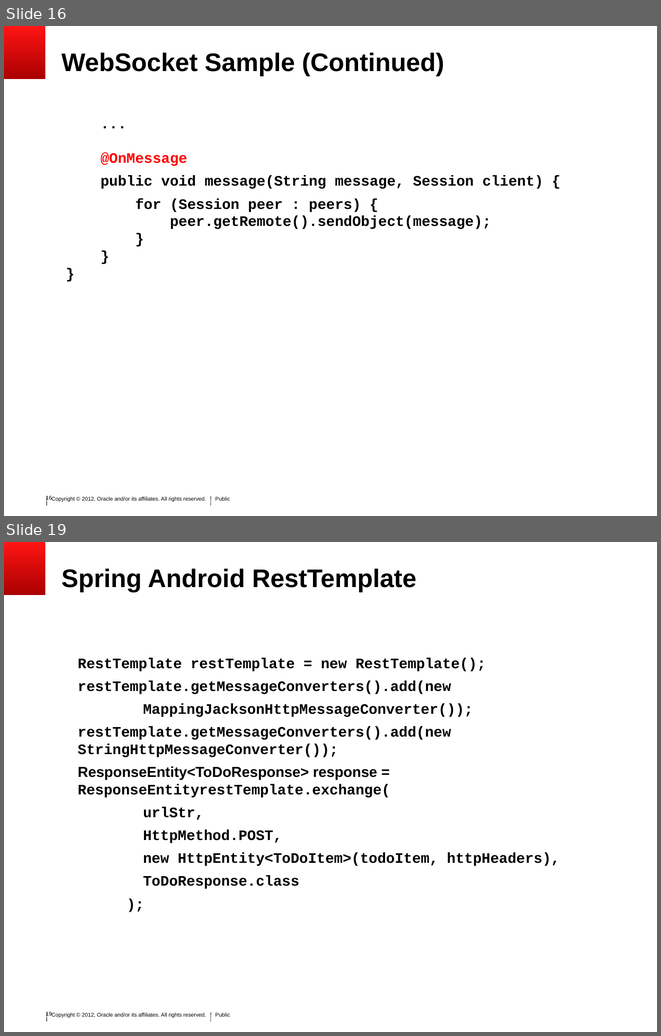
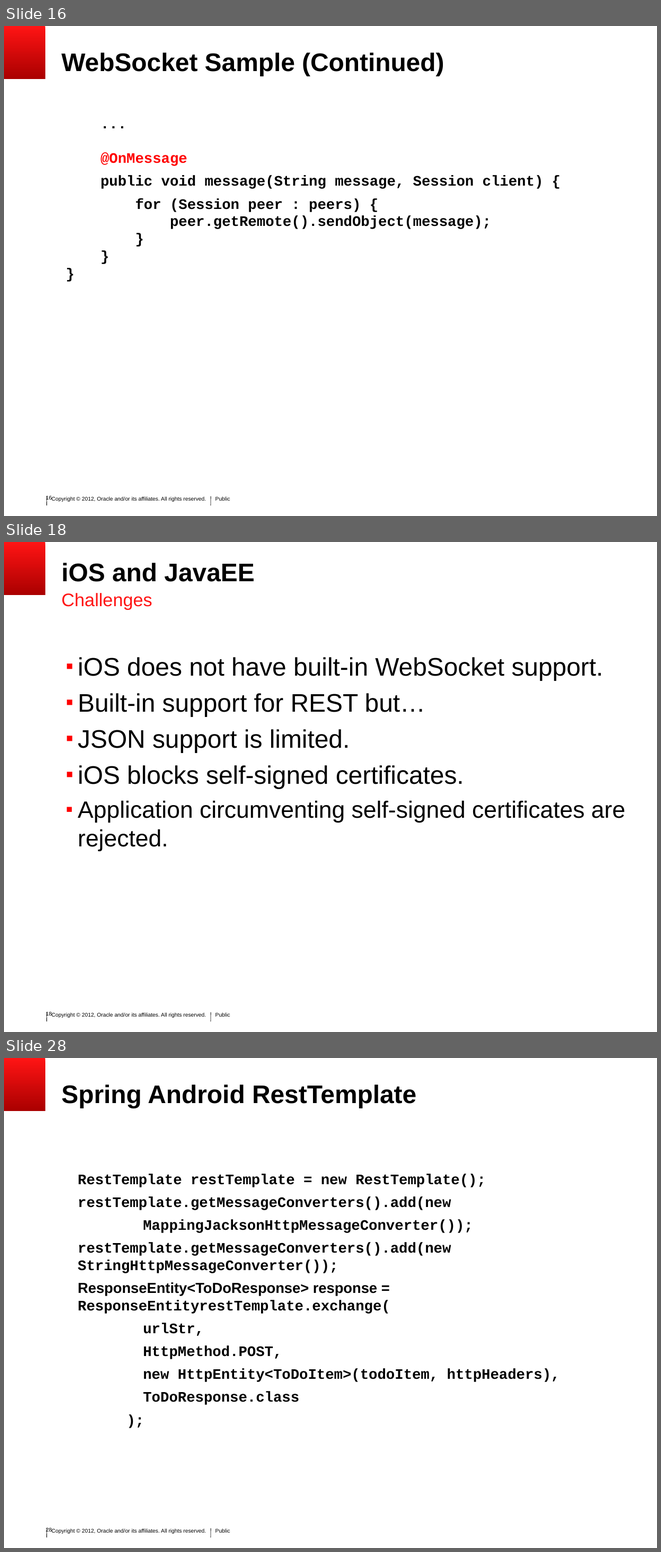
Before and after one commit to SoryBalde/javaee-mobile, a slide deck: javaee_mobile.ppt. Shown one above the other, each under a label of ours: slides 16 and 19 before the commit, slides 16, 18 and 28 after it; the slides between them are not shown. The pictures are 661x1036 and 661x1552 pixels, drawn with LibreOffice and Linux fonts; fonts in the diff are those of the drawing; background and template pictures are left out. Boxes give left, top, right and bottom in pixels: in the first picture for what was removed or moved away, otherwise in the second. Text is boxed around its words. In the diff, an @@ line names an element or a change of style, - is before the commit and + after.

```diff
--- a/javaee_mobile.ppt
+++ b/javaee_mobile.ppt
@@ slide 18 added at bbox=[4, 542, 657, 1032], background #FFFFFF; not listed: 6 template elements that a slide beside it also shows @@
@@ title added at bbox=[61, 563, 254, 582], 28 pt, text #000000, bold @@
+iOS and JavaEE
@@ text added at bbox=[61, 593, 152, 609], 20 pt, text #FF1414 @@
+Challenges
@@ text added at bbox=[78, 657, 625, 851], 28 pt, text #000000 @@
+▪ iOS does not have built-in WebSocket support.
+▪ Built-in support for REST but…
+▪ JSON support is limited.
+▪ iOS blocks self-signed certificates.
+▪ Application circumventing self-signed certificates are rejected.
@@ what was slide 19 is now slide 28 @@
@@ page number at bbox=[46, 1528, 52, 1532]: text changed @@
-19
+28
```
Also in this commit, not shown: 11 other slides added, 2 slides removed.
